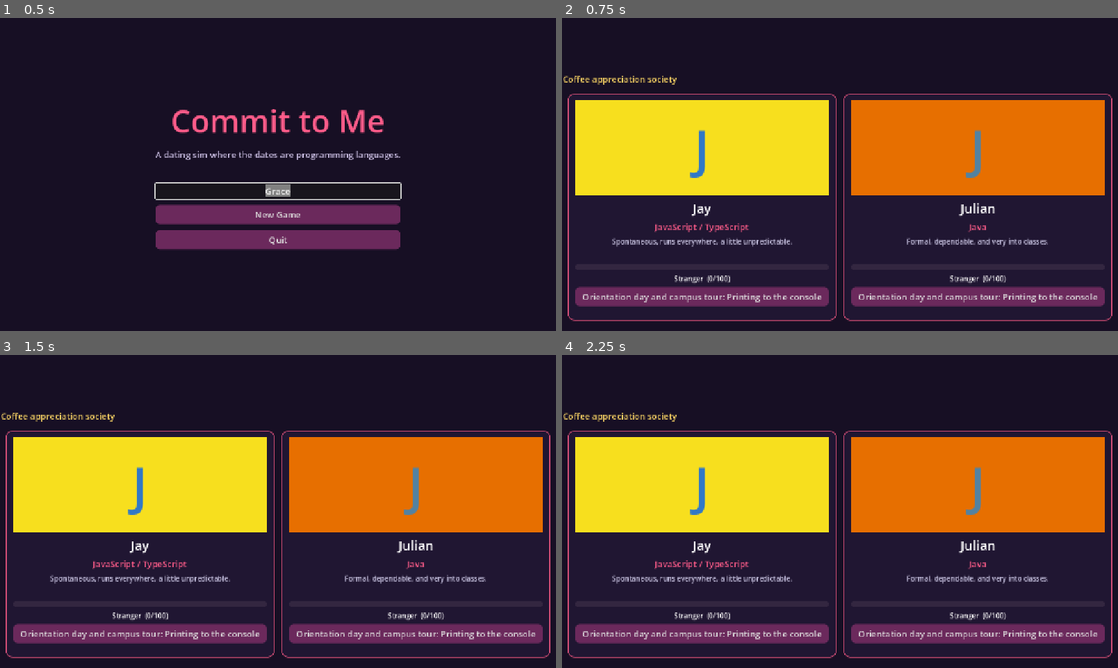
Above: before the commit, frames 1-4 (two rows, left to right).
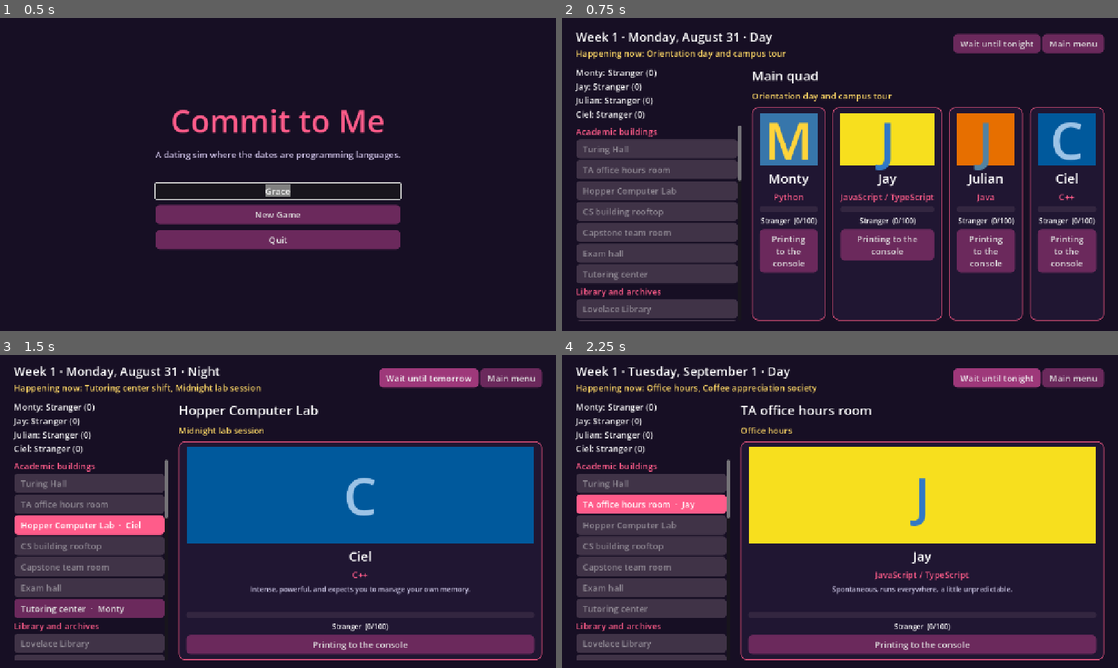
Above: after the commit, the same moments.

Repository: qianyunginawang/commit_to_me
Game: Godot game, scene res://scenes/main_menu.tscn
Two runs of this game, one before a commit and one after it. Both use one fixed random seed, a clock stepped at 60 frames per second and the inputs below.
Inputs (mouse positions are in pixels of both pictures, inside the frame that each line leads up to):
- Up to frame 1 (0.5 s): no input
- Up to frame 2 (0.75 s): click "New Game" at 0.5 s
- Up to frame 3 (1.5 s): click (433, 380) at 1.25 s, where only the run after the commit has a clickable "Wait until tonight"
- Up to frame 4 (2.25 s): click (990, 376) at 2 s, where only the run after the commit has a clickable "Wait until tomorrow"

Frame 1 is identical in both runs. In frame 2, 53% of the frame differs, in the area x 0-99%, y 4-97%; in frame 3, 53%; in frame 4, 48%.

Commit message:
phase 1 part 5
5. **Campus map.** Pick a location for the current slot and see who's there and which lessons are available. This replaces the hub.

Diff:
--- /dev/null
+++ b/scenes/campus_map.tscn
@@ -0,0 +1,117 @@
+[gd_scene load_steps=2 format=3]
+
+[ext_resource type="Script" path="res://scripts/ui/campus_map.gd" id="1_map"]
+
+[node name="CampusMap" type="Control"]
+layout_mode = 3
+anchors_preset = 15
+anchor_right = 1.0
+anchor_bottom = 1.0
+grow_horizontal = 2
+grow_vertical = 2
+script = ExtResource("1_map")
+
+[node name="Background" type="ColorRect" parent="."]
+layout_mode = 1
+anchors_preset = 15
+anchor_right = 1.0
+anchor_bottom = 1.0
+grow_horizontal = 2
+grow_vertical = 2
+color = Color(0.09, 0.06, 0.14, 1)
+
+[node name="Margin" type="MarginContainer" parent="."]
+layout_mode = 1
+anchors_preset = 15
+anchor_right = 1.0
+anchor_bottom = 1.0
+grow_horizontal = 2
+grow_vertical = 2
+theme_override_constants/margin_left = 32
+theme_override_constants/margin_top = 24
+theme_override_constants/margin_right = 32
+theme_override_constants/margin_bottom = 24
+
+[node name="VBox" type="VBoxContainer" parent="Margin"]
+layout_mode = 2
+theme_override_constants/separation = 16
+
+[node name="Header" type="HBoxContainer" parent="Margin/VBox"]
+layout_mode = 2
+
+[node name="TimeInfo" type="VBoxContainer" parent="Margin/VBox/Header"]
+layout_mode = 2
+size_flags_horizontal = 3
+
+[node name="TimeLabel" type="Label" parent="Margin/VBox/Header/TimeInfo"]
+unique_name_in_owner = true
+layout_mode = 2
+theme_override_font_sizes/font_size = 28
+text = "Week 1 · Monday, August 31 · Day"
+
+[node name="EventsLabel" type="Label" parent="Margin/VBox/Header/TimeInfo"]
+unique_name_in_owner = true
+layout_mode = 2
+theme_override_colors/font_color = Color(1, 0.85, 0.4, 1)
+text = "Happening now:"
+autowrap_mode = 3
+
+[node name="WaitButton" type="Button" parent="Margin/VBox/Header"]
+unique_name_in_owner = true
+layout_mode = 2
+size_flags_vertical = 4
+text = "Wait until tonight"
+
+[node name="MenuButton" type="Button" parent="Margin/VBox/Header"]
+unique_name_in_owner = true
+layout_mode = 2
+size_flags_vertical = 4
+text = "Main menu"
+
+[node name="Body" type="HBoxContainer" parent="Margin/VBox"]
+layout_mode = 2
+size_flags_vertical = 3
+theme_override_constants/separation = 24
+
+[node name="Side" type="VBoxContainer" parent="Margin/VBox/Body"]
+custom_minimum_size = Vector2(340, 0)
+layout_mode = 2
+theme_override_constants/separation = 12
+
+[node name="AffectionList" type="VBoxContainer" parent="Margin/VBox/Body/Side"]
+unique_name_in_owner = true
+layout_mode = 2
+
+[node name="Scroll" type="ScrollContainer" parent="Margin/VBox/Body/Side"]
+layout_mode = 2
+size_flags_vertical = 3
+horizontal_scroll_mode = 0
+
+[node name="Locations" type="VBoxContainer" parent="Margin/VBox/Body/Side/Scroll"]
+unique_name_in_owner = true
+layout_mode = 2
+size_flags_horizontal = 3
+
+[node name="Place" type="VBoxContainer" parent="Margin/VBox/Body"]
+layout_mode = 2
+size_flags_horizontal = 3
+theme_override_constants/separation = 12
+
+[node name="PlaceName" type="Label" parent="Margin/VBox/Body/Place"]
+unique_name_in_owner = true
+layout_mode = 2
+theme_override_font_sizes/font_size = 30
+text = "Main quad"
+
+[node name="PlaceEvents" type="Label" parent="Margin/VBox/Body/Place"]
+unique_name_in_owner = true
+layout_mode = 2
+theme_override_colors/font_color = Color(1, 0.85, 0.4, 1)
+text = "Events here"
+autowrap_mode = 3
+
+[node name="PlaceCards" type="HBoxContainer" parent="Margin/VBox/Body/Place"]
+unique_name_in_owner = true
+layout_mode = 2
+size_flags_vertical = 3
+theme_override_constants/separation = 16
--- a/scenes/character_card.tscn
+++ b/scenes/character_card.tscn
@@ -58,3 +58,4 @@
 unique_name_in_owner = true
 layout_mode = 2
 text = "Go on a date"
+autowrap_mode = 2
--- a/scenes/hub.tscn
+++ /dev/null
@@ -1,84 +0,0 @@
-[gd_scene load_steps=2 format=3]
-
-[ext_resource type="Script" path="res://scripts/ui/hub.gd" id="1_hub"]
-
-[node name="Hub" type="Control"]
-layout_mode = 3
-anchors_preset = 15
-anchor_right = 1.0
-anchor_bottom = 1.0
-grow_horizontal = 2
-grow_vertical = 2
-script = ExtResource("1_hub")
-
-[node name="Background" type="ColorRect" parent="."]
-layout_mode = 1
-anchors_preset = 15
-anchor_right = 1.0
-anchor_bottom = 1.0
-grow_horizontal = 2
-grow_vertical = 2
-color = Color(0.09, 0.06, 0.14, 1)
-
-[node name="Margin" type="MarginContainer" parent="."]
-layout_mode = 1
-anchors_preset = 15
-anchor_right = 1.0
-anchor_bottom = 1.0
-grow_horizontal = 2
-grow_vertical = 2
-theme_override_constants/margin_left = 32
-theme_override_constants/margin_top = 24
-theme_override_constants/margin_right = 32
-theme_override_constants/margin_bottom = 24
-
-[node name="VBox" type="VBoxContainer" parent="Margin"]
-layout_mode = 2
-theme_override_constants/separation = 20
-
-[node name="Header" type="HBoxContainer" parent="Margin/VBox"]
-layout_mode = 2
-
-[node name="Greeting" type="Label" parent="Margin/VBox/Header"]
-unique_name_in_owner = true
-layout_mode = 2
-size_flags_horizontal = 3
-theme_override_font_sizes/font_size = 34
-text = "Who will you commit to today?"
-
-[node name="MenuButton" type="Button" parent="Margin/VBox/Header"]
-unique_name_in_owner = true
-layout_mode = 2
-text = "Main menu"
-
-[node name="TimeBar" type="HBoxContainer" parent="Margin/VBox"]
-layout_mode = 2
-
-[node name="TimeInfo" type="VBoxContainer" parent="Margin/VBox/TimeBar"]
-layout_mode = 2
-size_flags_horizontal = 3
-
-[node name="TimeLabel" type="Label" parent="Margin/VBox/TimeBar/TimeInfo"]
-unique_name_in_owner = true
-layout_mode = 2
-theme_override_font_sizes/font_size = 22
-text = "Week 1 · Monday, August 31 · Day"
-
-[node name="EventsLabel" type="Label" parent="Margin/VBox/TimeBar/TimeInfo"]
-unique_name_in_owner = true
-layout_mode = 2
-theme_override_colors/font_color = Color(1, 0.85, 0.4, 1)
-text = "Happening now:"
-autowrap_mode = 3
-
-[node name="WaitButton" type="Button" parent="Margin/VBox/TimeBar"]
-unique_name_in_owner = true
-layout_mode = 2
-size_flags_vertical = 4
-text = "Wait until tonight"
-
-[node name="Cards" type="HBoxContainer" parent="Margin/VBox"]
-unique_name_in_owner = true
-layout_mode = 2
-size_flags_vertical = 3
-theme_override_constants/separation = 16
--- a/scripts/autoload/router.gd
+++ b/scripts/autoload/router.gd
@@ -8,7 +8,7 @@
 ## Available everywhere as the `Router` autoload.
 
 const MAIN_MENU := "res://scenes/main_menu.tscn"
-const HUB := "res://scenes/hub.tscn"
+const MAP := "res://scenes/campus_map.tscn"
 const DATE := "res://scenes/date.tscn"
 
 ## Data for the scene being opened.
--- /dev/null
+++ b/scripts/ui/campus_map.gd
@@ -0,0 +1,162 @@
+extends Control
+## The campus map: the home screen between dates. Shows the date and time,
+## every campus location grouped by area, and who is where right now. Pick a
+## location to see who's there and the lessons they can do with you.
+##
+## There's no map art yet, so locations are a list of buttons. A location is
+## only clickable while something is happening there.
+
+const CharacterCardScene := preload("res://scenes/character_card.tscn")
+
+@onready var time_label: Label = %TimeLabel
+@onready var events_label: Label = %EventsLabel
+@onready var wait_button: Button = %WaitButton
+@onready var menu_button: Button = %MenuButton
+@onready var affection_list: VBoxContainer = %AffectionList
+@onready var locations_box: VBoxContainer = %Locations
+@onready var place_name: Label = %PlaceName
+@onready var place_events: Label = %PlaceEvents
+@onready var place_cards: HBoxContainer = %PlaceCards
+
+## The location shown on the right.
+var selected_location: String = ""
+
+
+func _ready() -> void:
+	menu_button.pressed.connect(func(): Router.goto(Router.MAIN_MENU))
+	wait_button.pressed.connect(_on_wait)
+	refresh()
+
+
+## Rebuilds everything for the current time.
+func refresh() -> void:
+	time_label.text = Calendar.describe_now()
+	var places := who_is_where()
+	var names: PackedStringArray = []
+	for loc in places:
+		names.append_array(PackedStringArray(places[loc]["events"]))
+	events_label.text = ("Happening now: " + ", ".join(names)) if not names.is_empty() else "Nothing special is happening right now."
+	wait_button.text = "Wait until tonight" if GameState.slot == "day" else "Wait until tomorrow"
+	wait_button.disabled = GameState.is_semester_over()
+
+	if not places.has(selected_location):
+		selected_location = _first_place_with_people(places)
+	_build_location_list(places)
+	_show_location(selected_location, places)
+	_build_affection_list()
+
+
+## Location id -> {"characters": [ids], "events": [event names]} for every
+## location where something is happening right now. A character at two
+## events at once (a story event and their usual one) is only at the event
+## Calendar picks, and an event whose characters are all elsewhere is left out.
+static func who_is_where(state: Node = null, data: Node = null) -> Dictionary:
+	var places := {}
+	var gd: Node = data if data != null else GameData
+	var placed := {}
+	for id in gd.character_ids():
+		var here := Calendar.opportunity_for(id, state, data)
+		if not here.is_empty():
+			placed[id] = here["event"]["id"]
+	for event in Calendar.events_now(state, data):
+		var who: Array = event.get("characters", []).filter(func(c): return placed.get(c) == event["id"])
+		if who.is_empty() and not event.get("characters", []).is_empty():
+			continue
+		var loc: String = event.get("location", "")
+		if not places.has(loc):
+			places[loc] = {"characters": [], "events": []}
+		places[loc]["events"].append(event.get("name", ""))
+		places[loc]["characters"].append_array(who)
+	return places
+
+
+func _first_place_with_people(places: Dictionary) -> String:
+	for loc in GameData.locations:
+		if places.has(loc) and not places[loc]["characters"].is_empty():
+			return loc
+	for loc in GameData.locations:
+		if places.has(loc):
+			return loc
+	return ""
+
+
+func _build_location_list(places: Dictionary) -> void:
+	for child in locations_box.get_children():
+		locations_box.remove_child(child)
+		child.queue_free()
+	var area := ""
+	for loc in GameData.locations:
+		var info: Dictionary = GameData.locations[loc]
+		if info.get("area", "") != area:
+			area = info.get("area", "")
+			var header := Label.new()
+			header.text = area
+			header.add_theme_color_override("font_color", Color(1, 0.36, 0.54))
+			locations_box.add_child(header)
+		var button := Button.new()
+		button.name = loc
+		button.alignment = HORIZONTAL_ALIGNMENT_LEFT
+		button.text = info.get("name", loc)
+		if places.has(loc):
+			var who: PackedStringArray = []
+			for id in places[loc]["characters"]:
+				who.append(GameData.get_character(id).get("name", id))
+			if not who.is_empty():
+				button.text += "  ·  " + ", ".join(who)
+		button.disabled = not places.has(loc)
+		button.toggle_mode = true
+		button.button_pressed = loc == selected_location
+		button.pressed.connect(_on_location_pressed.bind(loc))
+		locations_box.add_child(button)
+
+
+func _on_location_pressed(loc: String) -> void:
+	selected_location = loc
+	refresh()
+
+
+func _show_location(loc: String, places: Dictionary) -> void:
+	for child in place_cards.get_children():
+		place_cards.remove_child(child)
+		child.queue_free()
+	if loc == "":
+		place_name.text = "Nobody's around right now"
+		place_events.text = "Wait until later, or come back another day."
+		return
+	var info: Dictionary = GameData.locations.get(loc, {})
+	place_name.text = info.get("name", loc)
+	var place: Dictionary = places.get(loc, {"characters": [], "events": []})
+	place_events.text = ", ".join(PackedStringArray(place["events"]))
+	if place["characters"].is_empty():
+		place_events.text += "\nNobody to meet here right now."
+	var crowded: bool = place["characters"].size() > 2
+	for id in place["characters"]:
+		var card := CharacterCardScene.instantiate()
+		card.setup(GameData.get_character(id))
+		if crowded:
+			# Smaller cards so four fit side by side (orientation, festivals).
+			card.custom_minimum_size.x = 0
+			card.get_node("%Portrait").custom_minimum_size.y = 120
+			card.get_node("%TaglineLabel").visible = false
+		card.date_requested.connect(_on_date_requested)
+		place_cards.add_child(card)
+
+
+func _build_affection_list() -> void:
+	for child in affection_list.get_children():
+		affection_list.remove_child(child)
+		child.queue_free()
+	for id in GameData.character_ids():
+		var label := Label.new()
+		label.text = "%s: %s (%d)" % [GameData.get_character(id).get("name", id), GameState.get_level(id)["title"], GameState.get_affection(id)]
+		affection_list.add_child(label)
+
+
+func _on_wait() -> void:
+	GameState.advance_time()
+	GameState.save_game()
+	refresh()
+
+
+func _on_date_requested(_character_id: String, date_id: String, event_id: String) -> void:
+	Router.goto(Router.DATE, {"date_id": date_id, "event_id": event_id})
--- a/scripts/ui/character_card.gd
+++ b/scripts/ui/character_card.gd
@@ -1,5 +1,5 @@
 extends PanelContainer
-## One character on the "who do you want to date?" screen. Shows where the
+## One character at a location on the campus map. Shows where the
 ## character is right now and the lesson they can do there.
 
 signal date_requested(character_id: String, date_id: String, event_id: String)
@@ -49,7 +49,7 @@
 	if not here["lessons"].is_empty():
 		var lesson: Dictionary = here["lessons"][0]
 		_date_id = lesson["dialogue"]
-		date_button.text = "%s: %s" % [event_name, lesson.get("title", "Lesson")]
+		date_button.text = lesson.get("title", "Lesson")
 		date_button.disabled = false
 		return
 
@@ -64,5 +64,5 @@
 		date_button.text = "Replay last date"
 		date_button.disabled = false
 	else:
-		date_button.text = "%s: nothing new to learn" % event_name
+		date_button.text = "Nothing new to learn"
 		date_button.disabled = true
--- a/scripts/ui/date_scene.gd
+++ b/scripts/ui/date_scene.gd
@@ -31,7 +31,7 @@
 	var date := GameData.get_date(_date_id)
 	if date.is_empty():
 		push_error("Unknown date '%s'" % _date_id)
-		Router.goto(Router.HUB)
+		Router.goto(Router.MAP)
 		return
 
 	character = GameData.get_character(date.get("character", ""))
@@ -184,4 +184,4 @@
 	if not takes_no_time:
 		GameState.advance_time()
 	GameState.save_game()
-	Router.goto(Router.HUB)
+	Router.goto(Router.MAP)
--- a/scripts/ui/hub.gd
+++ /dev/null
@@ -1,47 +0,0 @@
-extends Control
-## "Who will you commit to today?" Shows the date and time, who's around,
-## and lets the player go on a date or let time pass.
-
-const CharacterCardScene := preload("res://scenes/character_card.tscn")
-
-@onready var cards: HBoxContainer = %Cards
-@onready var greeting: Label = %Greeting
-@onready var menu_button: Button = %MenuButton
-@onready var time_label: Label = %TimeLabel
-@onready var events_label: Label = %EventsLabel
-@onready var wait_button: Button = %WaitButton
-
-
-func _ready() -> void:
-	greeting.text = "Who will you commit to today, %s?" % GameState.player_name
-	menu_button.pressed.connect(func(): Router.goto(Router.MAIN_MENU))
-	wait_button.pressed.connect(_on_wait)
-	for id in GameData.character_ids():
-		var card := CharacterCardScene.instantiate()
-		card.setup(GameData.get_character(id))
-		card.date_requested.connect(_on_date_requested)
-		cards.add_child(card)
-	_refresh_time()
-
-
-func _refresh_time() -> void:
-	time_label.text = Calendar.describe_now()
-	var names: PackedStringArray = []
-	for event in Calendar.events_now():
-		names.append(event.get("name", ""))
-	events_label.text = ("Happening now: " + ", ".join(names)) if not names.is_empty() else "Nothing special is happening right now."
-	wait_button.text = "Wait until tonight" if GameState.slot == "day" else "Wait until tomorrow"
-	wait_button.disabled = GameState.is_semester_over()
-	for card in cards.get_children():
-		if card.is_node_ready():
-			card.refresh()
-
-
-func _on_wait() -> void:
-	GameState.advance_time()
-	GameState.save_game()
-	_refresh_time()
-
-
-func _on_date_requested(_character_id: String, date_id: String, event_id: String) -> void:
-	Router.goto(Router.DATE, {"date_id": date_id, "event_id": event_id})
--- a/scripts/ui/main_menu.gd
+++ b/scripts/ui/main_menu.gd
@@ -22,9 +22,9 @@
 func _on_new_game() -> void:
 	GameState.new_game(name_edit.text)
 	GameState.save_game()
-	Router.goto(Router.HUB)
+	Router.goto(Router.MAP)
 
 
 func _on_continue() -> void:
 	if GameState.load_game():
-		Router.goto(Router.HUB)
+		Router.goto(Router.MAP)
--- a/tests/test_scenes.gd
+++ b/tests/test_scenes.gd
@@ -5,11 +5,6 @@
 func test_main_menu_loads() -> void:
 	var scene := add_node(load(Router.MAIN_MENU).instantiate())
 	check(scene.get_node("%NewGameButton") != null)
-
-
-func test_hub_shows_four_cards() -> void:
-	var scene := add_node(load(Router.HUB).instantiate())
-	check_eq(scene.get_node("%Cards").get_child_count(), 4)
 
 
 func test_date_scene_starts_dialogue() -> void:
@@ -63,22 +58,35 @@
 	check(overlay.get_node("%RewardLabel").text.contains("+4"), "reward stays at +4")
 
 
-func test_hub_cards_offer_the_next_lesson() -> void:
+func test_map_starts_at_orientation_with_everyone() -> void:
 	GameState.new_game("Gee")
-	var scene := add_node(load(Router.HUB).instantiate())
-	var monty: Node = scene.get_node("%Cards").get_child(0)
-	check_eq(monty.get_node("%DateButton").text, "Orientation day and campus tour: Printing to the console")
+	var scene := add_node(load(Router.MAP).instantiate())
+	check_eq(scene.selected_location, "main_quad")
+	check(scene.get_node("%TimeLabel").text.contains("Monday, August 31"), "shows the date")
+	var cards: Node = scene.get_node("%PlaceCards")
+	check_eq(cards.get_child_count(), 4)
+	var monty: Node = cards.get_child(0)
+	check_eq(monty.get_node("%DateButton").text, "Printing to the console")
+	check(scene.get_node("%PlaceEvents").text.contains("Orientation"), "the event is shown above the cards")
+	check(scene.get_node("%Locations").get_node("ta_office").disabled, "Jay is at orientation, not office hours")
 	check_eq(monty._date_id, "g01_python")
 	check_eq(monty._event_id, "orientation")
-	check(scene.get_node("%TimeLabel").text.contains("Monday, August 31"), "shows the date")
+	check(not scene.get_node("%Locations").get_node("main_quad").disabled, "main quad is clickable")
+	check(scene.get_node("%Locations").get_node("hopper_lab").disabled, "nothing at the lab right now")
 
 
-func test_waiting_moves_time_and_updates_who_is_around() -> void:
+func test_waiting_moves_time_and_people_move_around() -> void:
 	GameState.new_game("Gee")
-	var scene := add_node(load(Router.HUB).instantiate())
+	var scene := add_node(load(Router.MAP).instantiate())
 	scene.get_node("%WaitButton").pressed.emit()   # Monday night
 	check_eq(GameState.slot, "night")
-	var cards: Node = scene.get_node("%Cards")
-	check(cards.get_child(2).get_node("%DateButton").disabled, "Julian isn't around Monday night")
-	check(not cards.get_child(3).get_node("%DateButton").disabled, "Ciel is at the midnight lab session")
+	var locations: Node = scene.get_node("%Locations")
+	check(locations.get_node("main_quad").disabled, "orientation is over")
+	check(not locations.get_node("tutoring_center").disabled, "Monty's tutoring shift")
+	check(locations.get_node("tutoring_center").text.contains("Monty"), "button says who's there")
+	check(not locations.get_node("hopper_lab").disabled, "Ciel's midnight lab session")
+	locations.get_node("hopper_lab").pressed.emit()
+	check_eq(scene.selected_location, "hopper_lab")
+	check_eq(scene.get_node("%PlaceCards").get_child_count(), 1)
+	check_eq(scene.get_node("%PlaceCards").get_child(0).character.get("id"), "cpp")
 	GameState.new_game("Gee")
Binary file removed: docs/screenshots/hub.png
Binary file added: docs/screenshots/map.png
Not shown, changed: docs/screenshots/map.png.import
Not shown, added: scripts/ui/campus_map.gd.uid
Not shown, removed: scripts/ui/hub.gd.uid
Not shown, changed: README.md
